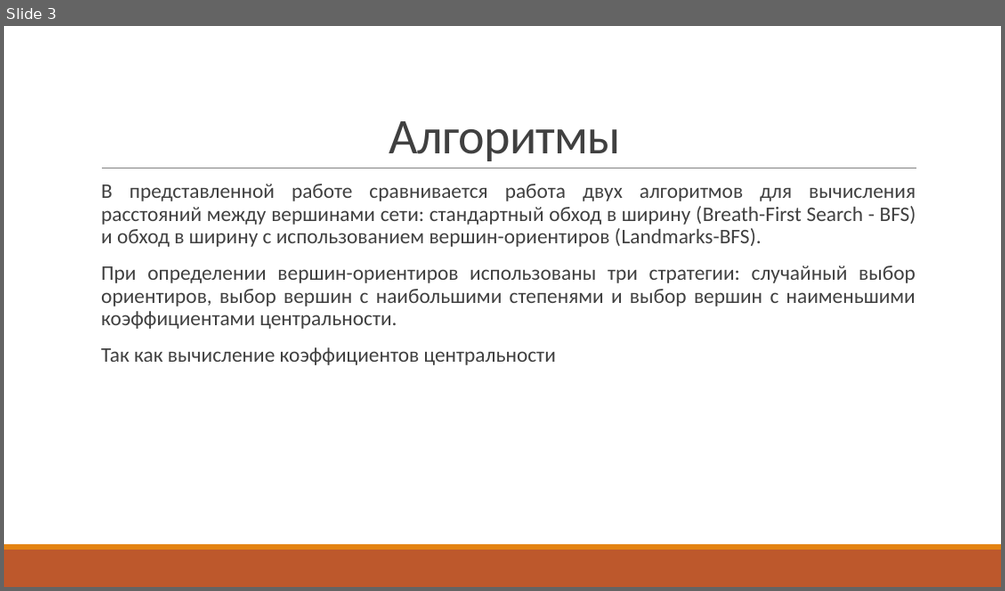
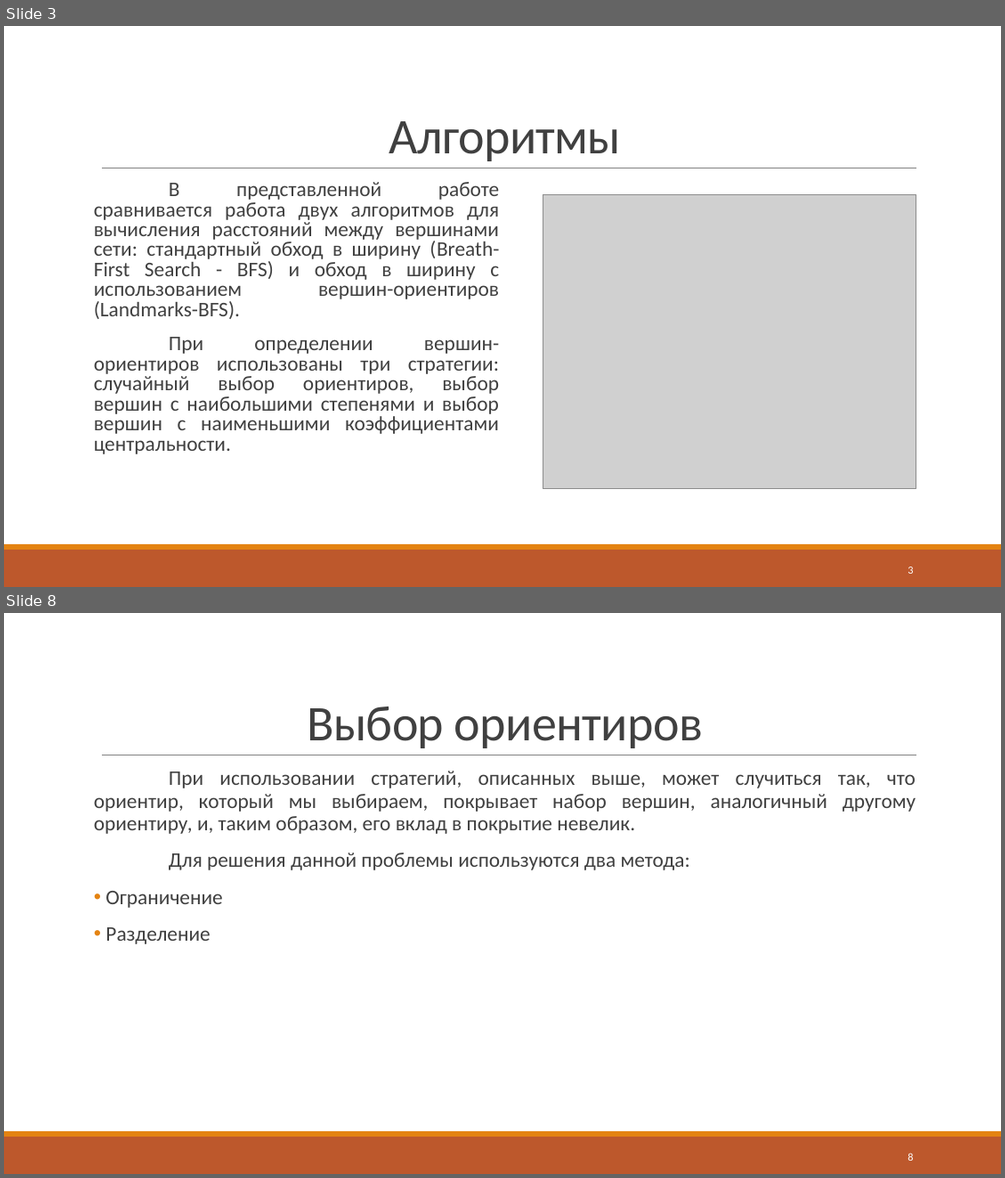
Before and after one commit to DaniilDDDDD/Student-life, a slide deck: 6семестр/Теория конечных графов/Отчёт по проекту.pptx. Shown one above the other, each under a label of ours: slide 3 before the commit, slides 3 and 8 after it; the slides between them are not shown. The pictures are 1005x591 and 1005x1178 pixels, drawn with LibreOffice and Linux fonts; fonts in the diff are those of the drawing; grey boxes stand for pictures. Boxes give left, top, right and bottom in pixels: in the first picture for what was removed or moved away, otherwise in the second. Text is boxed around its words. In the diff, an @@ line names an element or a change of style, - is before the commit and + after.

```diff
--- a/6семестр/Теория конечных графов/Отчёт по проекту.pptx
+++ b/6семестр/Теория конечных графов/Отчёт по проекту.pptx
@@ slide 8 added at [4, 613, 1001, 1174], background #FFFFFF; not listed: 3 template elements that a slide beside it also shows @@
@@ title added at [307, 706, 703, 748], 48 pt, text #404040 @@
+Выбор ориентиров
@@ text added at [94, 771, 915, 944], 20 pt, text #404040 @@
+При использовании стратегий, описанных выше, может случиться так, что ориентир, который мы выбираем, покрывает набор вершин, аналогичный другому ориентиру, и, таким образом, его вклад в покрытие невелик.
+  Для решения данной проблемы используются два метода:
+• Ограничение
+• Разделение
@@ page number added at [907, 1152, 913, 1160], 10.5 pt, text #FFFFFF @@
+8
@@ slide 3 changed as well @@
@@ text "В представленной работе сравнивается работа ..." at [94, 182, 500, 454]: bullet   to none; line spacing 0.9 to 0.8 @@
@@ picture added at [543, 194, 916, 488] @@
@@ text at [101, 347, 556, 365]: paragraph removed @@
-  Так как вычисление коэффициентов центральности
@@ page number added at [907, 566, 913, 573], 10.5 pt, text #FFFFFF @@
+3
```
Also in this commit, not shown: 2 other slides changed, 6 other slides added, 17 other files.
